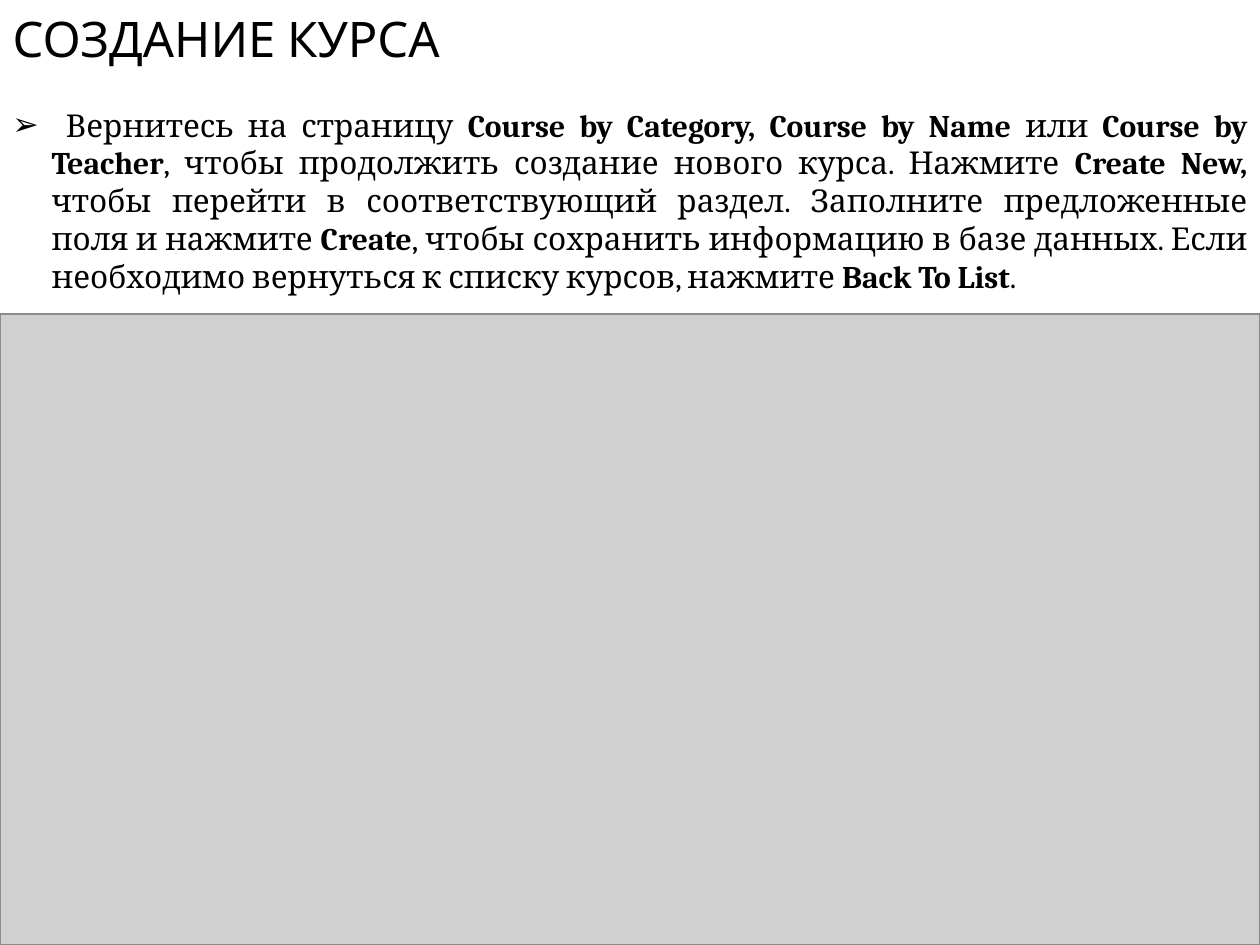
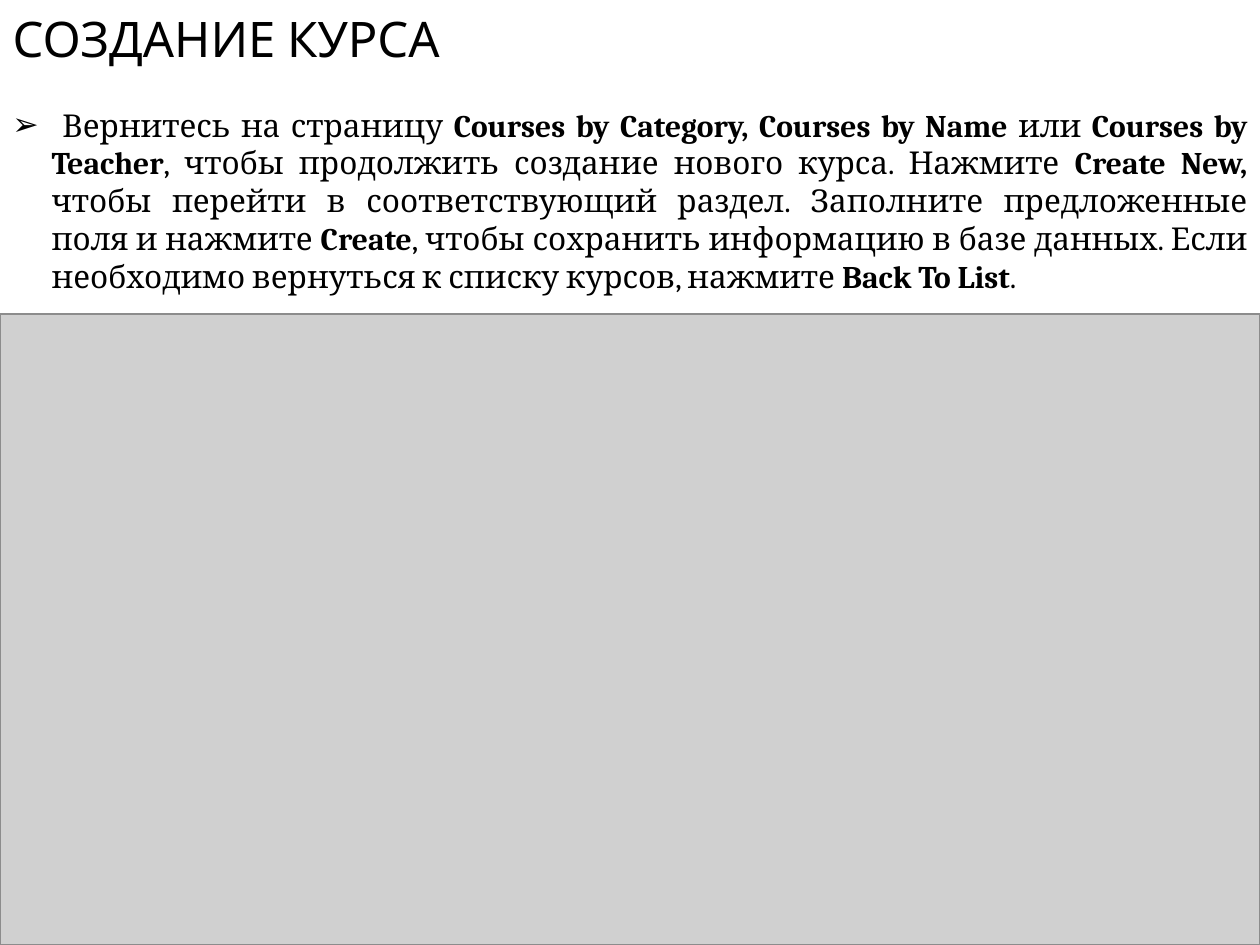
Before and after one commit to dimaatos/LEARNITmvc, a slide deck: slide 20 of Presentation.pptx. Drawn at 1260x945 pixels with LibreOffice and Linux fonts; fonts in the diff are those of the drawing; grey boxes stand for pictures. Boxes give left, top, right and bottom in pixels: in the first picture for what was removed or moved away, otherwise in the second. Text is boxed around its words. In the diff, an @@ line names an element or a change of style, - is before the commit and + after.

```diff
--- a/Presentation.pptx
+++ b/Presentation.pptx
@@ text at <box>52,114,1248,296</box>: text changed @@
-➢ Вернитесь на страницу Course by Category, Course by Name или Course by Teacher, чтобы продолжить создание нового курса. Нажмите Create New, чтобы перейти в соответствующий раздел. Заполните предложенные поля и нажмите Create, чтобы сохранить информацию в базе данных. Если необходимо вернуться к списку курсов, нажмите Back To List.
+➢ Вернитесь на страницу Courses by Category, Courses by Name или Courses by Teacher, чтобы продолжить создание нового курса. Нажмите Create New, чтобы перейти в соответствующий раздел. Заполните предложенные поля и нажмите Create, чтобы сохранить информацию в базе данных. Если необходимо вернуться к списку курсов, нажмите Back To List.
```
Also in this commit, not shown: 10 other slides changed, 1 other file.
